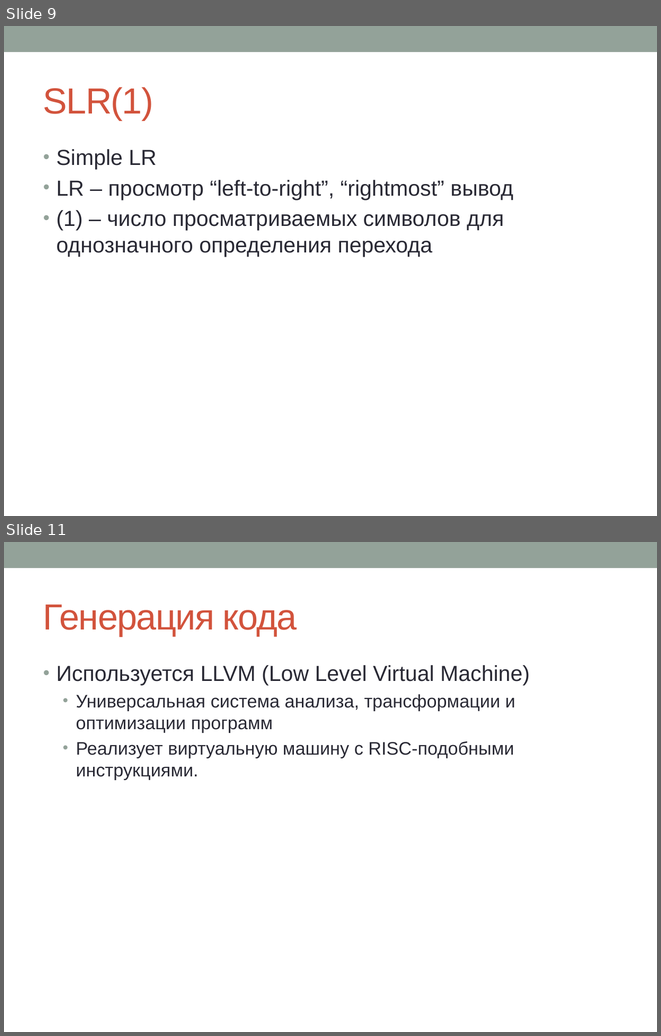
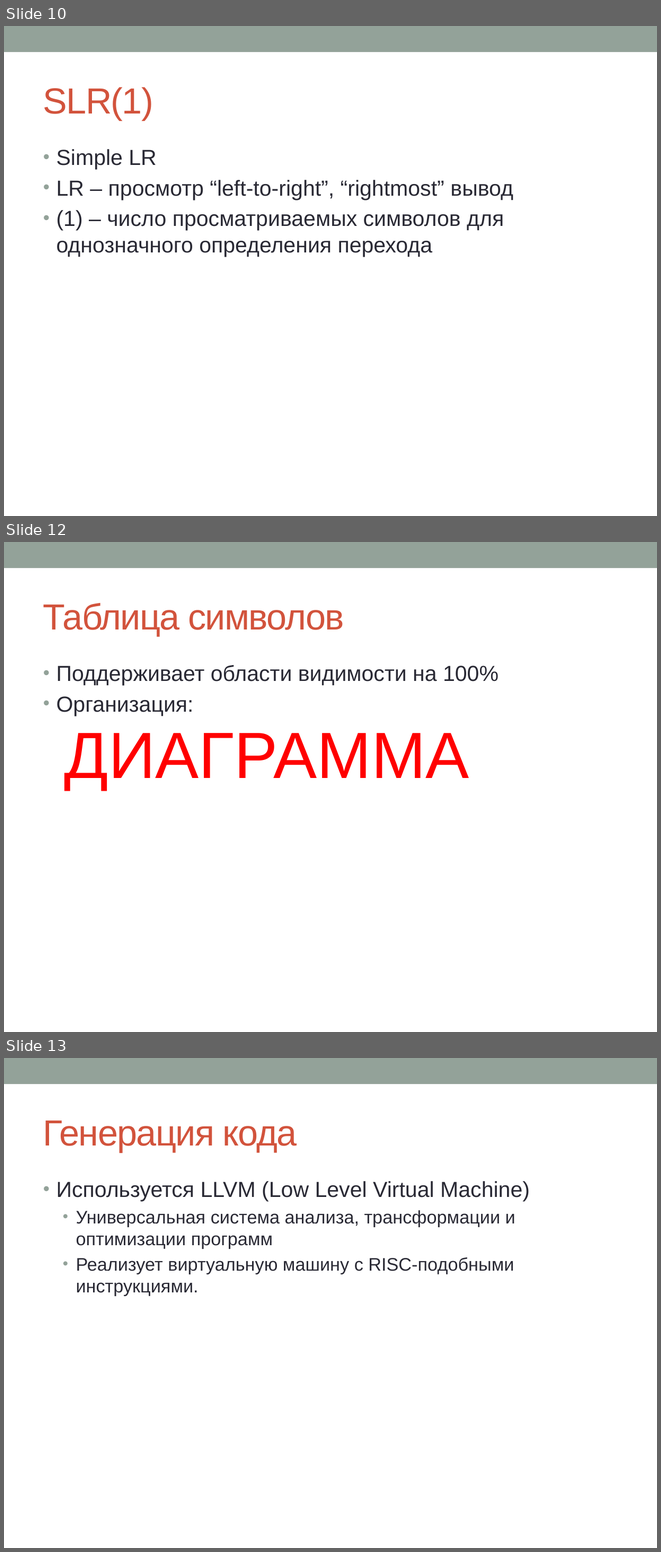
Before and after one commit to nikita-vanyasin/compiler, a slide deck: docs/Py.pptx. Shown one above the other, each under a label of ours: slides 9 and 11 before the commit, slides 10, 12 and 13 after it; the slides between them are not shown. The pictures are 661x1036 and 661x1552 pixels, drawn with LibreOffice and Linux fonts; fonts in the diff are those of the drawing. Boxes give left, top, right and bottom in pixels: in the first picture for what was removed or moved away, otherwise in the second. Text is boxed around its words. In the diff, an @@ line names an element or a change of style, - is before the commit and + after.

```diff
--- a/docs/Py.pptx
+++ b/docs/Py.pptx
@@ slide 12 added at (x1=4, y1=542, x2=657, y2=1032), background #FFFFFF; not listed: 1 template element that a slide beside it also shows @@
@@ title added at (x1=43, y1=603, x2=344, y2=636), 40 pt, text #D2533C @@
+Таблица символов
@@ text added at (x1=56, y1=665, x2=498, y2=716), 24 pt, text #292934 @@
+• Поддерживает области видимости на 100%
+• Организация:
@@ text added at (x1=64, y1=733, x2=469, y2=790), 72 pt, text #FF0000 @@
+ДИАГРАММА
@@ what was slide 9 is now slide 10 @@
@@ what was slide 11 is now slide 13 @@
```
Also in this commit, not shown: 7 slides changed, 3 other slides added, 1 slide removed, 11 other files.
